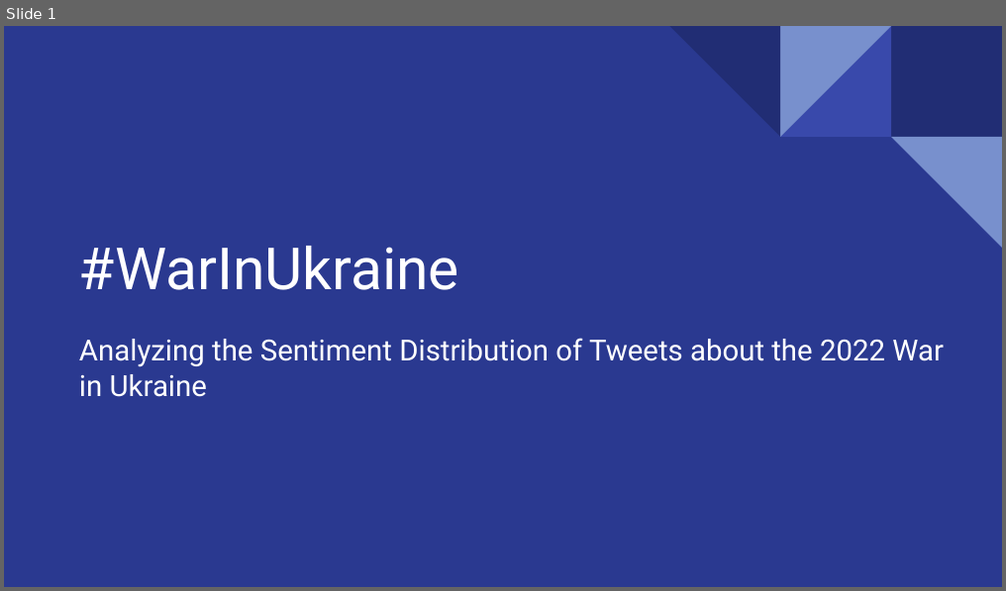
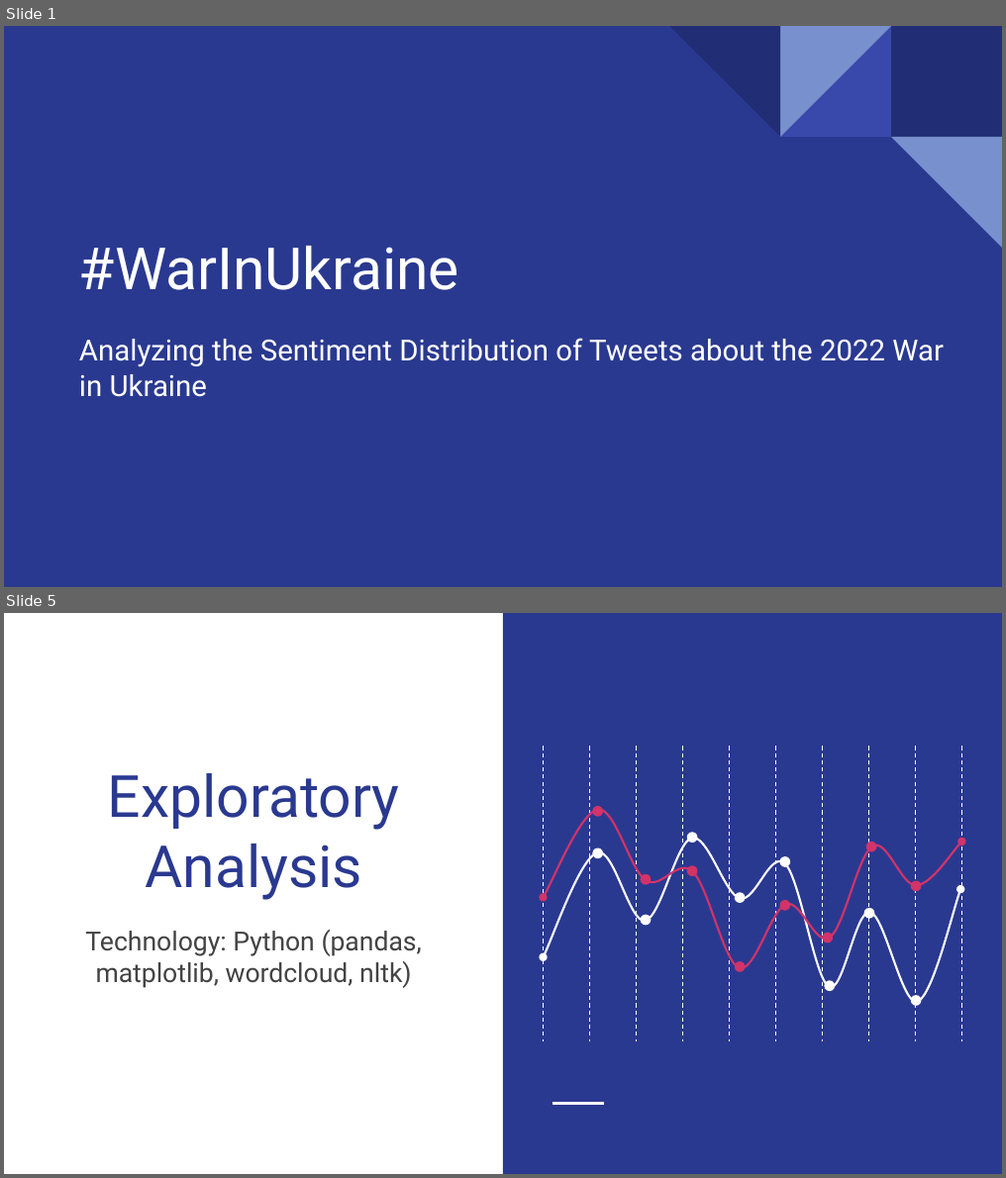
Before and after one commit to aduchini/Final_project, a slide deck: Presentation_WarInUkraine.pptx. Shown one above the other, each under a label of ours: slide 1 before the commit, slides 1 and 5 after it; the slides between them are not shown. The pictures are 1006x591 and 1006x1178 pixels, drawn with LibreOffice and Linux fonts; fonts in the diff are those of the drawing. Boxes give left, top, right and bottom in pixels: in the first picture for what was removed or moved away, otherwise in the second. Text is boxed around its words. In the diff, an @@ line names an element or a change of style, - is before the commit and + after.

Commit message:
Updated presentation and added code for wordcloud of hashtags

```diff
--- a/Presentation_WarInUkraine.pptx
+++ b/Presentation_WarInUkraine.pptx
@@ slide 5 added at [4, 613, 1002, 1174], background #FFFFFF @@
@@ rectangle added at [503, 613, 1002, 1173], fill #2A3990 @@
@@ group added at [543, 746, 962, 1041]: 10 lines @@
@@ title added at [108, 773, 399, 900], 42 pt, text #2A3990 @@
+Exploratory
+Analysis
@@ group added at [543, 834, 960, 1005]: 8 ellipses, 1 freeform shape @@
@@ group added at [543, 807, 962, 971]: 8 ellipses, 1 freeform shape @@
@@ subtitle added at [85, 930, 422, 988], 19 pt, text #434343 @@
+Technology: Python (pandas, matplotlib, wordcloud, nltk)
@@ line added from (552, 1104) to (604, 1104), #FFFFFF 1.5 pt @@
```
Also in this commit, not shown: 7 slides changed, 17 other slides added, 4 slides removed, 3 other files.
